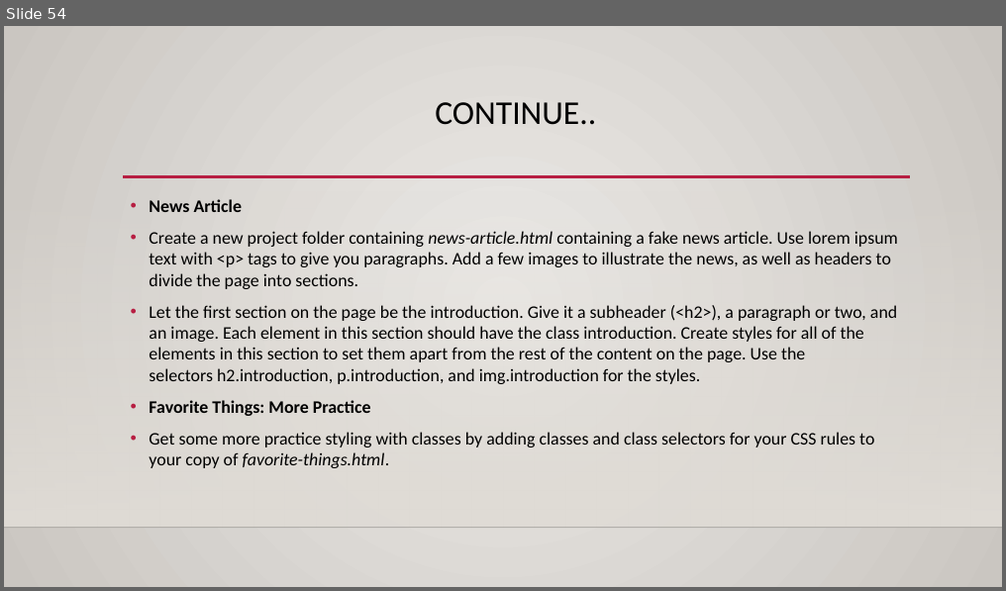
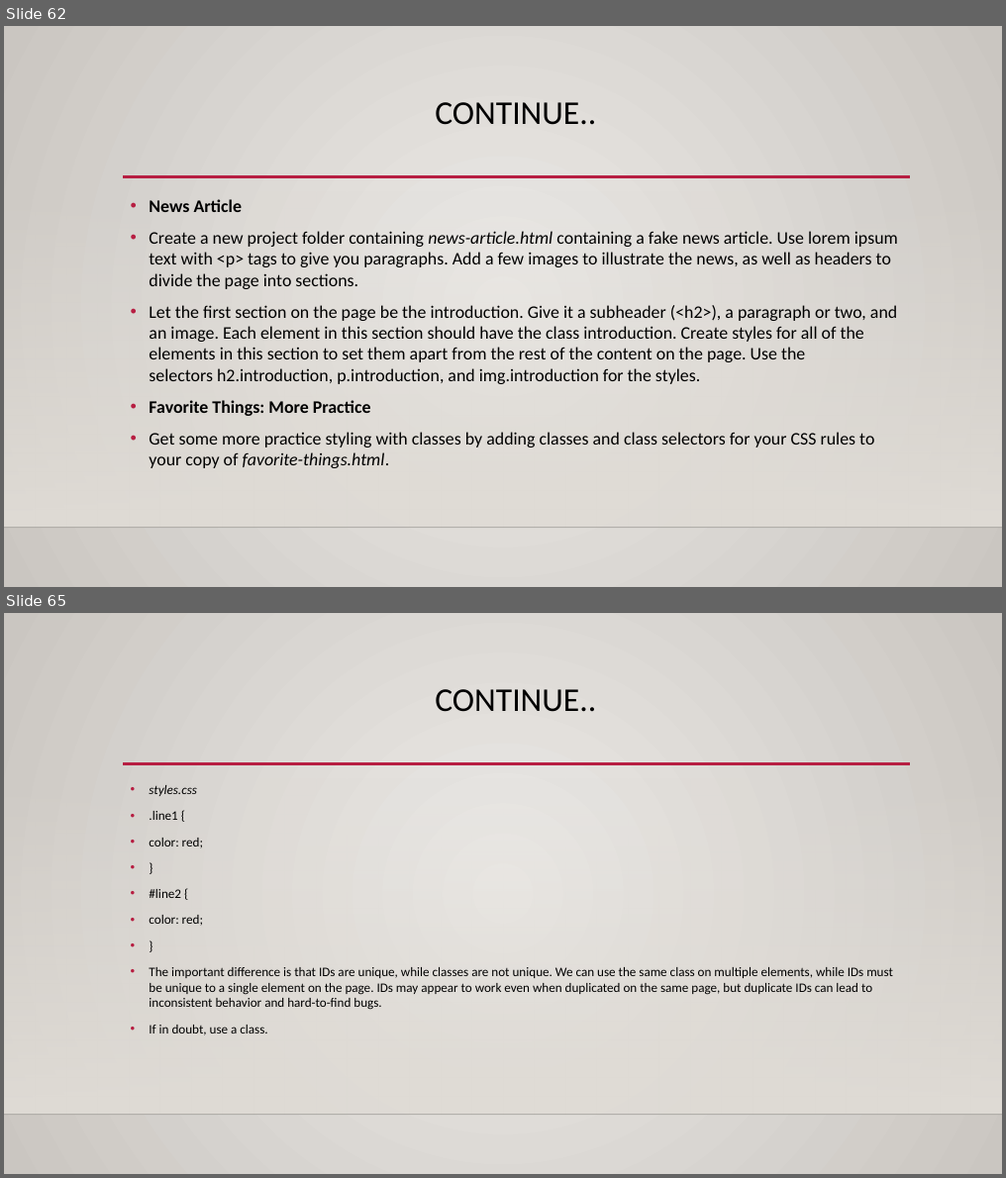
Before and after one commit to GoobsanGroup1/web_dev_proj-1, a slide deck: Week2_Front_End_WD.pptx. Shown one above the other, each under a label of ours: slide 54 before the commit, slides 62 and 65 after it; the slides between them are not shown. The pictures are 1006x591 and 1006x1178 pixels, drawn with LibreOffice and Linux fonts; fonts in the diff are those of the drawing; background and template pictures are left out. Boxes give left, top, right and bottom in pixels: in the first picture for what was removed or moved away, otherwise in the second. Text is boxed around its words. In the diff, an @@ line names an element or a change of style, - is before the commit and + after.

```diff
--- a/Week2_Front_End_WD.pptx
+++ b/Week2_Front_End_WD.pptx
@@ slide 65 added at <box>4,613,1002,1174</box>, background gradient #ECEAE7 to #CAC7C1; not listed: 3 template elements that a slide beside it also shows @@
@@ title added at <box>435,689,596,712</box>, 32 pt, text #000000 @@
+CONTINUE..
@@ text added at <box>149,785,893,1036</box>, 12.5 pt, text #000000 @@
+• styles.css
+• .line1 {
+• color: red;
+• }
+• #line2 {
+• color: red;
+• }
+• The important difference is that IDs are unique, while classes are not unique. We can use the same class on multiple elements, while IDs must be unique to a single element on the page. IDs may appear to work even when duplicated on the same page, but duplicate IDs can lead to inconsistent behavior and hard-to-find bugs.
+• If in doubt, use a class.
@@ what was slide 54 is now slide 62 @@
```
Also in this commit, not shown: 1 slide changed, 101 other slides added, 8 other files.
